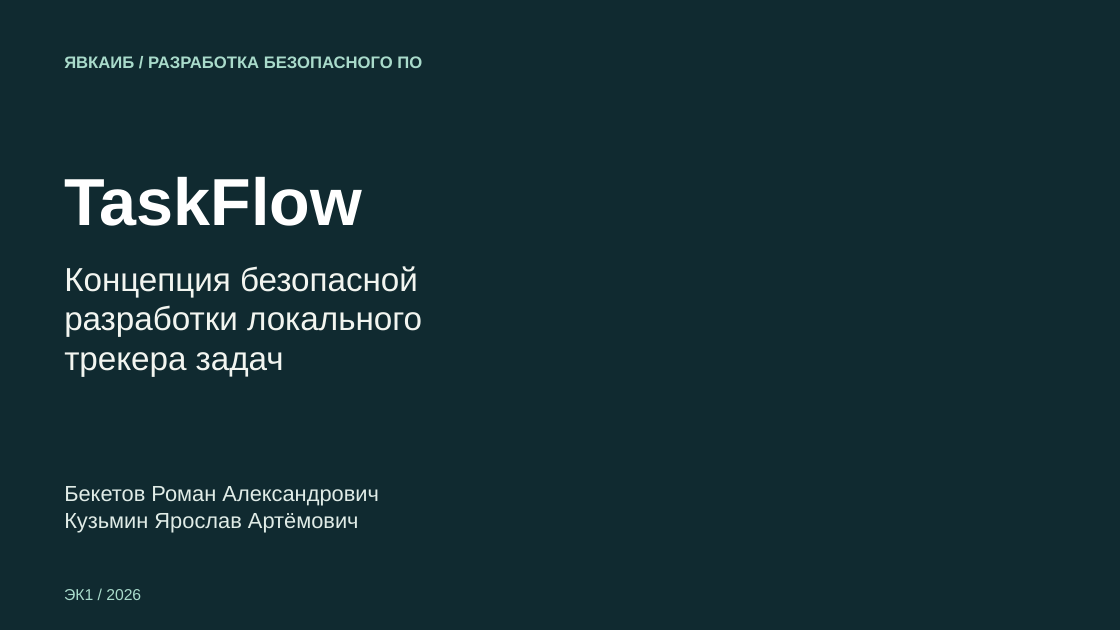
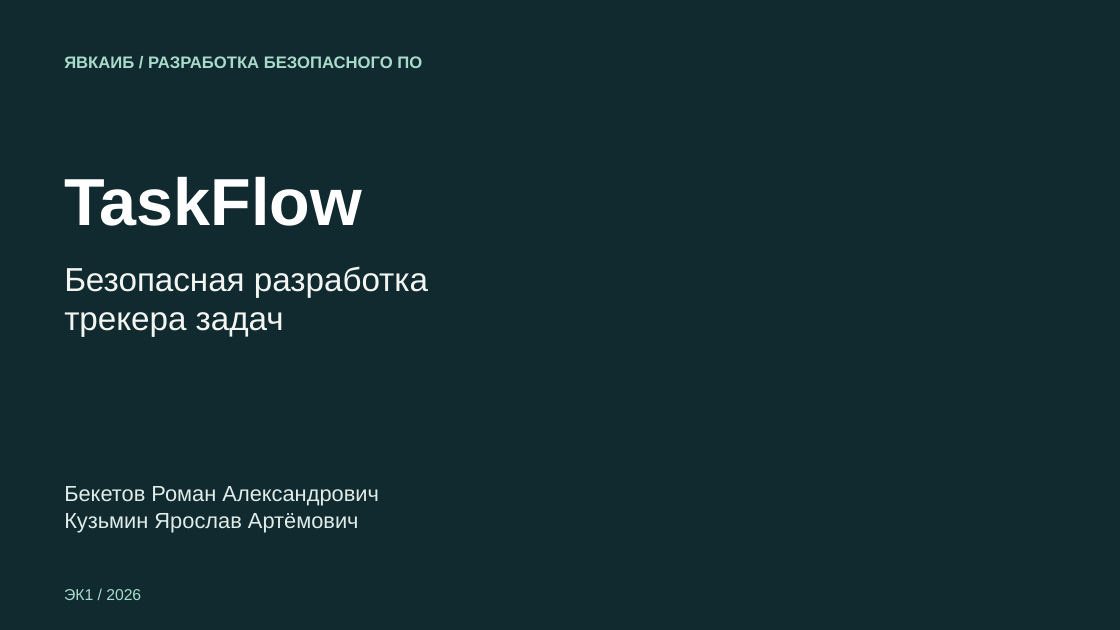
Before and after one commit to rbeketov/rbpo-yavkaib, a slide deck: slide 1 of presentation/taskflow-ek1.pptx. Drawn at 1120x630 pixels with LibreOffice and Linux fonts; fonts in the diff are those of the drawing; background and template pictures are left out. Boxes give left, top, right and bottom in pixels: in the first picture for what was removed or moved away, otherwise in the second. Text is boxed around its words. In the diff, an @@ line names an element or a change of style, - is before the commit and + after.

```diff
--- a/presentation/taskflow-ek1.pptx
+++ b/presentation/taskflow-ek1.pptx
@@ text at bbox=[64, 266, 428, 297]: text changed @@
-Концепция безопасной
-разработки локального
+Безопасная разработка
```
Also in this commit, not shown: 4 other slides changed, 4 slides added, 4 slides removed, 4 other files.
